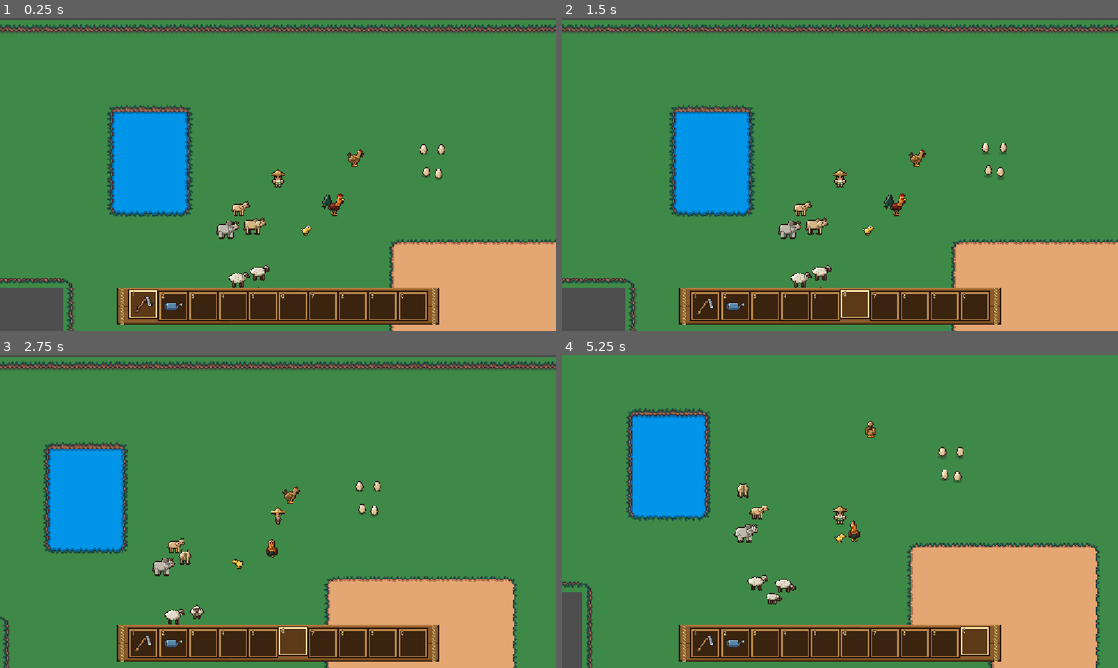
Above: before the commit, frames 1-4 (two rows, left to right).
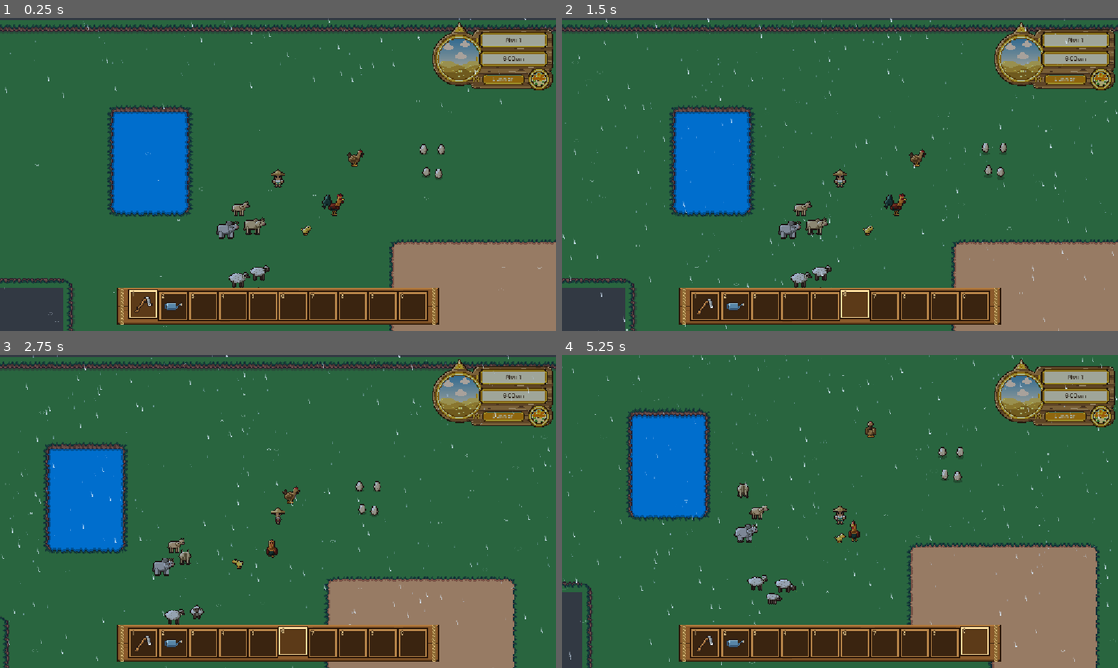
Above: after the commit, the same moments.

Repository: Naing-Phone-Aung/GoldenMonsoon
Game: Godot game, scene res://scenes/world/game_test_scene.tscn
Same seed, same stepped clock (60 frames per second), same inputs: the game is played once before the commit and once after it.
Inputs (mouse positions are in pixels of both pictures, inside the frame that each line leads up to):
- Up to frame 1 (0.25 s): no input
- Up to frame 2 (1.5 s): tap Enter at 0.5 s; drag from (840, 305) to (895, 105) at 0.52 s; drag from (728, 190) to (812, 237) at 1.27 s
- Up to frame 3 (2.75 s): move the mouse to (333, 442) at 2.02 s; hold D (move_right) from 2.03 s (still down); hold J (use_tool) from 2.03 s (still down); click (333, 442) at 2.17 s; tap Shift (run) at 2.3 s
- Up to frame 4 (5.25 s): release D (move_right) at 2.75 s; release J (use_tool) at 2.75 s; drag from (812, 574) to (673, 464) at 2.77 s; move the mouse to (1006, 558) at 3.52 s; hold A (move_left) 3.53-4.25 s; hold Shift (run) 3.53-4.25 s; tap 1 at 3.6 s; click (1006, 558) at 3.67 s; drag from (673, 464) to (756, 433) at 4.27 s; move the mouse to (867, 511) at 5.02 s; hold S (move_down) from 5.03 s (still down); hold Shift (run) from 5.03 s (still down); tap 0 at 5.1 s; click (867, 511) at 5.17 s

The runs differ from the first frame. In frame 1, 91% of the frame differs, in the area x 0-100%, y 0-100%; in frame 2, 90%; in frame 3, 91%; in frame 4, 91%.

Commit message:
added clock system

Diff:
--- a/project.godot
+++ b/project.godot
@@ -14,6 +14,10 @@
 run/main_scene="uid://cuipgpbix0vtn"
 config/features=PackedStringArray("4.7", "Mobile")
 config/icon="res://icon.svg"
+
+[autoload]
+
+TimeManager="*uid://b4qouaall6kn5"
 
 [display]
 
--- /dev/null
+++ b/scenes/ui/clock.tscn
@@ -0,0 +1,12 @@
+[gd_scene load_steps=2 format=3]
+
+[ext_resource type="Script" path="res://scripts/ui/clock.gd" id="1_clock"]
+
+[node name="Clock" type="Control"]
+layout_mode = 3
+anchors_preset = 1
+anchor_left = 1.0
+anchor_right = 1.0
+grow_horizontal = 0
+mouse_filter = 2
+script = ExtResource("1_clock")
--- a/scenes/world/game_test_scene.tscn
+++ b/scenes/world/game_test_scene.tscn
@@ -13,14 +13,16 @@
 [ext_resource type="PackedScene" uid="uid://q8f0xrwmmvh1" path="res://scenes/animals/cow/cow.tscn" id="11_21umo"]
 [ext_resource type="PackedScene" path="res://scenes/items/egg.tscn" id="12_1ggg8"]
 [ext_resource type="PackedScene" path="res://scenes/ui/hotbar.tscn" id="14_hotbar"]
+[ext_resource type="FontFile" uid="uid://cawmv8kx6gx7j" path="res://assets/fonts/PixelifySans-VariableFont_wght.ttf" id="15_21umo"]
+[ext_resource type="PackedScene" path="res://scenes/ui/clock.tscn" id="15_ccyey"]
 
 [node name="game_test_scene" type="Node2D" unique_id=1574374871]
 
-[node name="TileMapLayer" type="TileMapLayer" parent="." unique_id=221823046]
+[node name="Grass" type="TileMapLayer" parent="." unique_id=221823046]
 tile_map_data = PackedByteArray("AAAHAAgAAwABAAEAAAAHAAcAAwABAAEAAAAHAAYAAwABAAEAAAAHAAUAAwABAAEAAAAHAAQAAwABAAEAAAAHAA …(29616 unchanged characters)…
 tile_set = ExtResource("1_cr4tn")
 
-[node name="TileMapLayer2" type="TileMapLayer" parent="." unique_id=2077427406]
+[node name="Lake" type="TileMapLayer" parent="." unique_id=2077427406]
 tile_map_data = PackedByteArray("AAD+/wMAAAACAAIAAAD+/wIAAAACAAEAAAD+/wEAAAACAAEAAAD+/wAAAAACAAEAAAD+////AAACAAEAAAD+// …(928 unchanged characters)…
 tile_set = ExtResource("1_cr4tn")
 
@@ -36,6 +38,7 @@
 
 [node name="Player" parent="." unique_id=337715749 instance=ExtResource("3_c7d6b")]
 position = Vector2(81, 8)
+raining = true
 
 [node name="Chick" parent="." unique_id=57859010 instance=ExtResource("3_3gnd8")]
 position = Vector2(115, 87)
@@ -77,3 +80,8 @@
 position = Vector2(258, 10)
 
 [node name="Hotbar" parent="." unique_id=574620227 instance=ExtResource("14_hotbar")]
+
+[node name="CanvasLayer" type="CanvasLayer" parent="." unique_id=1315565381]
+
+[node name="Clock" parent="CanvasLayer" unique_id=128106543 instance=ExtResource("15_ccyey")]
+pixel_font = ExtResource("15_21umo")
--- /dev/null
+++ b/scripts/autoload/time_manager.gd
@@ -0,0 +1,119 @@
+# res://scripts/autoload/time_manager.gd
+# Project Settings > Globals (Autoload) > add this file, Node Name = "TimeManager"
+extends Node
+
+signal time_changed(hour: int, minute: int)
+signal day_changed(day: int, season: int, year: int)
+signal season_changed(season: int)
+signal day_ended            # fires at 2:00 am -> player passes out / must sleep
+
+enum Season { SUMMER, RAINY, THADINGYUT, WINTER }
+
+const SEASON_NAMES := ["Summer", "Rainy", "Thadingyut", "Winter"]
+const WEEKDAYS := ["Mon", "Tue", "Wed", "Thu", "Fri", "Sat", "Sun"]
+const DAYS_PER_SEASON := 28            # 4 weeks x 7 days
+const START_HOUR := 6                  # day starts 6:00 am
+const END_HOUR := 26                   # 26 = 2:00 am next morning (Stardew style)
+const MINUTES_PER_TICK := 10
+const SECONDS_PER_TICK := 7.0          # 7 real sec = 10 game min
+
+var year := 1
+var season: int = Season.SUMMER
+var day := 1
+var hour := START_HOUR
+var minute := 0
+var paused := false
+var time_scale := 1.0                  # 20.0 is handy for testing
+
+var _accum := 0.0
+
+func _process(delta: float) -> void:
+	if paused:
+		return
+	_accum += delta * time_scale
+	while _accum >= SECONDS_PER_TICK:
+		_accum -= SECONDS_PER_TICK
+		_tick()
+
+func _tick() -> void:
+	minute += MINUTES_PER_TICK
+	if minute >= 60:
+		minute = 0
+		hour += 1
+	if hour >= END_HOUR:
+		hour = END_HOUR
+		minute = 0
+		paused = true
+		time_changed.emit(hour, minute)
+		day_ended.emit()
+		return
+	time_changed.emit(hour, minute)
+
+# Call after the player sleeps (or after day_ended).
+func start_new_day() -> void:
+	day += 1
+	if day > DAYS_PER_SEASON:
+		day = 1
+		season += 1
+		if season > Season.WINTER:
+			season = Season.SUMMER
+			year += 1
+		season_changed.emit(season)
+	hour = START_HOUR
+	minute = 0
+	_accum = 0.0
+	paused = false
+	day_changed.emit(day, season, year)
+	time_changed.emit(hour, minute)
+
+# ---- debug / testing helpers ----
+func skip_minutes(m: int) -> void:
+	for i in range(m / MINUTES_PER_TICK):
+		if paused:
+			break
+		_tick()
+
+func skip_to_next_day() -> void:
+	start_new_day()
+
+func skip_to_next_season() -> void:
+	day = DAYS_PER_SEASON      # start_new_day() rolls it over to day 1 of next season
+	start_new_day()
+
+func get_weekday() -> String:
+	return WEEKDAYS[(day - 1) % 7]
+
+func get_season_name() -> String:
+	return SEASON_NAMES[season]
+
+# Hours as a float, 6.0 .. 26.0  (6:30 -> 6.5)
+func get_hour_float() -> float:
+	return hour + minute / 60.0
+
+# "6:50 am", "12:00 pm", "1:30 am"
+func get_time_string() -> String:
+	var h24 := hour % 24
+	var suffix := "am" if h24 < 12 else "pm"
+	var h12 := h24 % 12
+	if h12 == 0:
+		h12 = 12
+	return "%d:%02d %s" % [h12, minute, suffix]
+
+# "Mon 1"
+func get_date_string() -> String:
+	return "%s %d" % [get_weekday(), day]
+
+func get_save_data() -> Dictionary:
+	return {"year": year, "season": season, "day": day, "hour": hour, "minute": minute}
+
+func load_save_data(d: Dictionary) -> void:
+	year = d.get("year", 1)
+	season = d.get("season", 0)
+	day = d.get("day", 1)
+	hour = d.get("hour", START_HOUR)
+	minute = d.get("minute", 0)
+	_accum = 0.0
+	paused = false
+	season_changed.emit(season)
+	day_changed.emit(day, season, year)
+	time_changed.emit(hour, minute)
--- /dev/null
+++ b/scripts/ui/clock.gd
@@ -0,0 +1,217 @@
+# res://scripts/ui/clock.gd
+# Attached to scenes/ui/clock.tscn. Builds its own layers, pins itself top-right.
+#
+# Layers (back -> front): sky -> stars -> moon -> sun -> frame (season PNG) -> text
+extends Control
+
+const PANEL_SIZE := Vector2(168, 96)
+const PIVOT := Vector2(38, 60)          # horizon centre of the dial (matches PNG)
+const ORBIT := 22.0                     # sun / moon orbit radius in px
+const SKY_POS := Vector2(10, 24)        # sky texture position
+const DEFAULT_FONT_PATH := "res://assets/fonts/pixel_font.ttf"   # auto-loaded if present
+
+const FRAMES := [
+	preload("res://assets/ui/clock/clock_summer.png"),
+	preload("res://assets/ui/clock/clock_rainy.png"),
+	preload("res://assets/ui/clock/clock_thadingyut.png"),
+	preload("res://assets/ui/clock/clock_winter.png"),
+]
+const TEX_SKY := preload("res://assets/ui/clock/clock_sky.png")
+const TEX_STARS := preload("res://assets/ui/clock/clock_stars.png")
+const TEX_SUN := preload("res://assets/ui/clock/clock_sun.png")
+const TEX_MOON := preload("res://assets/ui/clock/clock_moon.png")
+
+# Text slots in panel pixels (x, y, w, h) - centred inside each plaque
+const DATE_RECT := Rect2(70, 19, 86, 14)
+const TIME_RECT := Rect2(70, 45, 86, 14)
+const SEASON_RECT := Rect2(73, 76, 52, 9)
+
+@export_group("Font (drag a .ttf from FileSystem into either slot)")
+@export var pixel_font: FontFile:           # drag & drop a font file here
+	set(v):
+		pixel_font = v
+		_apply_font()
+@export_file("*.ttf", "*.otf", "*.woff", "*.woff2") var font_path := "":   # or pick/drag a path here
+	set(v):
+		font_path = v
+		_apply_font()
+
+@export_group("Look")
+@export var ui_scale := 1.5             # 1 = 168x96 px | 1.5 | 2 = 336x192
+@export var margin := 6.0
+@export var font_size := 8
+@export var season_font_size := 7
+@export var text_color := Color("#3b2412")
+@export var season_text_color := Color("#fff0c0")
+@export var date_offset := Vector2.ZERO     # nudge text (panel px). negative y = up
+@export var time_offset := Vector2.ZERO
+@export var season_offset := Vector2.ZERO
+
+@export_group("Debug (run the game, select Clock in Remote tab, tick a box)")
+@export var debug_keys := true              # F6 +10min | F7 +1h | F8 next day | F9 next season
+@export var debug_time_scale := 1.0:
+	set(v):
+		debug_time_scale = v
+		if is_inside_tree() and not Engine.is_editor_hint():
+			TimeManager.time_scale = v
+@export var skip_10_minutes := false:
+	set(v):
+		if v and is_inside_tree() and not Engine.is_editor_hint():
+			TimeManager.skip_minutes(10)
+@export var skip_1_hour := false:
+	set(v):
+		if v and is_inside_tree() and not Engine.is_editor_hint():
+			TimeManager.skip_minutes(60)
+@export var skip_to_next_day := false:
+	set(v):
+		if v and is_inside_tree() and not Engine.is_editor_hint():
+			TimeManager.skip_to_next_day()
+@export var skip_to_next_season := false:
+	set(v):
+		if v and is_inside_tree() and not Engine.is_editor_hint():
+			TimeManager.skip_to_next_season()
+
+# Sky tint keyed by hour (6..26). Edit to taste.
+const SKY_TINTS := [
+	[6.0,  Color("#ffd9b0")],
+	[8.0,  Color("#ffffff")],
+	[17.0, Color("#ffffff")],
+	[19.0, Color("#ff9a70")],
+	[20.5, Color("#4a4f9a")],
+	[22.0, Color("#2b3070")],
+	[26.0, Color("#1f2458")],
+]
+
+# Draws centred text exactly inside rects (independent of Label quirks).
+class TextLayer extends Control:
+	var font: Font
+	var k := 1.0                     # ui scale: text is drawn at FINAL size (not stretched) -> crisp
+	var entries: Array = []          # [{text, rect, color, size}] in panel pixels
+	func _draw() -> void:
+		var f: Font = font if font else ThemeDB.fallback_font
+		for e in entries:
+			var sz: int = maxi(1, roundi(float(e["size"]) * k))
+			var r: Rect2 = e["rect"]
+			r = Rect2(r.position * k, r.size * k)
+			var txt: String = e["text"]
+			var tw := f.get_string_size(txt, HORIZONTAL_ALIGNMENT_LEFT, -1, sz).x
+			var asc := f.get_ascent(sz)
+			var desc := f.get_descent(sz)
+			var x := r.position.x + (r.size.x - tw) * 0.5
+			var y := r.position.y + (r.size.y + asc - desc) * 0.5
+			draw_string(f, Vector2(roundf(x), roundf(y)), txt, HORIZONTAL_ALIGNMENT_LEFT, -1, sz, e["color"])
+
+var _sky: TextureRect
+var _stars: TextureRect
+var _sun: TextureRect
+var _moon: TextureRect
+var _frame: TextureRect
+var _text: TextLayer
+
+func _ready() -> void:
+	texture_filter = CanvasItem.TEXTURE_FILTER_NEAREST
+	mouse_filter = Control.MOUSE_FILTER_IGNORE
+	size = PANEL_SIZE * ui_scale
+
+	set_anchors_preset(Control.PRESET_TOP_RIGHT)
+	offset_left = -PANEL_SIZE.x * ui_scale - margin
+	offset_right = -margin
+	offset_top = margin
+	offset_bottom = margin + PANEL_SIZE.y * ui_scale
+	pivot_offset = size / 2.0
+
+	var content := Control.new()
+	content.scale = Vector2(ui_scale, ui_scale)
+	content.mouse_filter = Control.MOUSE_FILTER_IGNORE
+	add_child(content)
+
+	_sky = _tex(content, TEX_SKY, SKY_POS)
+	_stars = _tex(content, TEX_STARS, SKY_POS)
+	_moon = _tex(content, TEX_MOON, Vector2.ZERO)
+	_sun = _tex(content, TEX_SUN, Vector2.ZERO)
+	_frame = _tex(content, FRAMES[0], Vector2.ZERO)
+
+	# text lives OUTSIDE the scaled "content" node so glyphs are rasterised at final size
+	_text = TextLayer.new()
+	_text.font = _resolve_font()
+	_text.k = ui_scale
+	_text.size = PANEL_SIZE * ui_scale
+	_text.texture_filter = CanvasItem.TEXTURE_FILTER_NEAREST
+	_text.mouse_filter = Control.MOUSE_FILTER_IGNORE
+	add_child(_text)
+
+	TimeManager.time_changed.connect(func(_h, _m): _refresh())
+	TimeManager.day_changed.connect(func(_d, _s, _y): _refresh())
+	TimeManager.season_changed.connect(_on_season_changed)
+
+	_on_season_changed(TimeManager.season, false)
+	_refresh()
+
+# Priority: dropped font resource > font_path > res://assets/fonts/pixel_font.ttf > Godot default
+func _resolve_font() -> Font:
+	if pixel_font:
+		return pixel_font
+	if font_path != "" and ResourceLoader.exists(font_path):
+		return load(font_path)
+	if ResourceLoader.exists(DEFAULT_FONT_PATH):
+		return load(DEFAULT_FONT_PATH)
+	return null
+
+func _apply_font() -> void:
+	if is_instance_valid(_text):
+		_text.font = _resolve_font()
+		_text.queue_redraw()
+
+func _unhandled_input(event: InputEvent) -> void:
+	if not debug_keys or not (event is InputEventKey) or not event.pressed or event.echo:
+		return
+	match event.keycode:
+		KEY_F6: TimeManager.skip_minutes(10)
+		KEY_F7: TimeManager.skip_minutes(60)
+		KEY_F8: TimeManager.skip_to_next_day()
+		KEY_F9: TimeManager.skip_to_next_season()
+
+func _tex(parent: Control, tex: Texture2D, pos: Vector2) -> TextureRect:
+	var t := TextureRect.new()
+	t.texture = tex
+	t.position = pos
+	t.size = tex.get_size()
+	t.stretch_mode = TextureRect.STRETCH_KEEP
+	t.mouse_filter = Control.MOUSE_FILTER_IGNORE
+	parent.add_child(t)
+	return t
+
+func _refresh() -> void:
+	_text.entries = [
+		{"text": TimeManager.get_date_string(), "rect": Rect2(DATE_RECT.position + date_offset, DATE_RECT.size), "color": text_color, "size": font_size},
+		{"text": TimeManager.get_time_string(), "rect": Rect2(TIME_RECT.position + time_offset, TIME_RECT.size), "color": text_color, "size": font_size},
+		{"text": TimeManager.get_season_name(), "rect": Rect2(SEASON_RECT.position + season_offset, SEASON_RECT.size), "color": season_text_color, "size": season_font_size},
+	]
+	_text.queue_redraw()
+	var h := TimeManager.get_hour_float()
+	_place_orbit(_sun, (h - 6.0) / 14.0)
+	_place_orbit(_moon, (h - 20.0) / 12.0)
+	_sky.modulate = _sky_tint(h)
+	_stars.modulate.a = clampf((h - 19.5) / 2.0, 0.0, 1.0)
+
+# t: 0 = left horizon, 0.5 = top, 1 = right horizon. Outside 0..1 = below horizon (hidden by frame).
+func _place_orbit(node: TextureRect, t: float) -> void:
+	var ang := PI * (1.0 - t)
+	var p := PIVOT + Vector2(cos(ang), -sin(ang)) * ORBIT
+	node.position = (p - node.size / 2.0).round()
+	node.visible = t > -0.2 and t < 1.2
+
+func _sky_tint(h: float) -> Color:
+	for i in range(SKY_TINTS.size() - 1):
+		var a: Array = SKY_TINTS[i]
+		var b: Array = SKY_TINTS[i + 1]
+		if h >= a[0] and h <= b[0]:
+			return (a[1] as Color).lerp(b[1], inverse_lerp(a[0], b[0], h))
+	return SKY_TINTS[SKY_TINTS.size() - 1][1]
+
+func _on_season_changed(season: int, animate := true) -> void:
+	_frame.texture = FRAMES[season]
+	if animate:
+		var t := create_tween()
+		t.tween_property(self, "scale", Vector2(1.06, 1.06), 0.12)
+		t.tween_property(self, "scale", Vector2.ONE, 0.12)
Binary file added: assets/fonts/PixelifySans-VariableFont_wght.ttf
Not shown, added: assets/fonts/PixelifySans-VariableFont_wght.ttf.import
Not shown, added: assets/ui/clock/Clock.png.import
Binary file added: assets/ui/clock/clock_moon.png
Not shown, added: assets/ui/clock/clock_moon.png.import
Binary file added: assets/ui/clock/clock_rainy.png
Not shown, added: assets/ui/clock/clock_rainy.png.import
Binary file added: assets/ui/clock/clock_sky.png
Not shown, added: assets/ui/clock/clock_sky.png.import
Binary file added: assets/ui/clock/clock_stars.png
Not shown, added: assets/ui/clock/clock_stars.png.import
Binary file added: assets/ui/clock/clock_summer.png
(and 9 more such lines)
